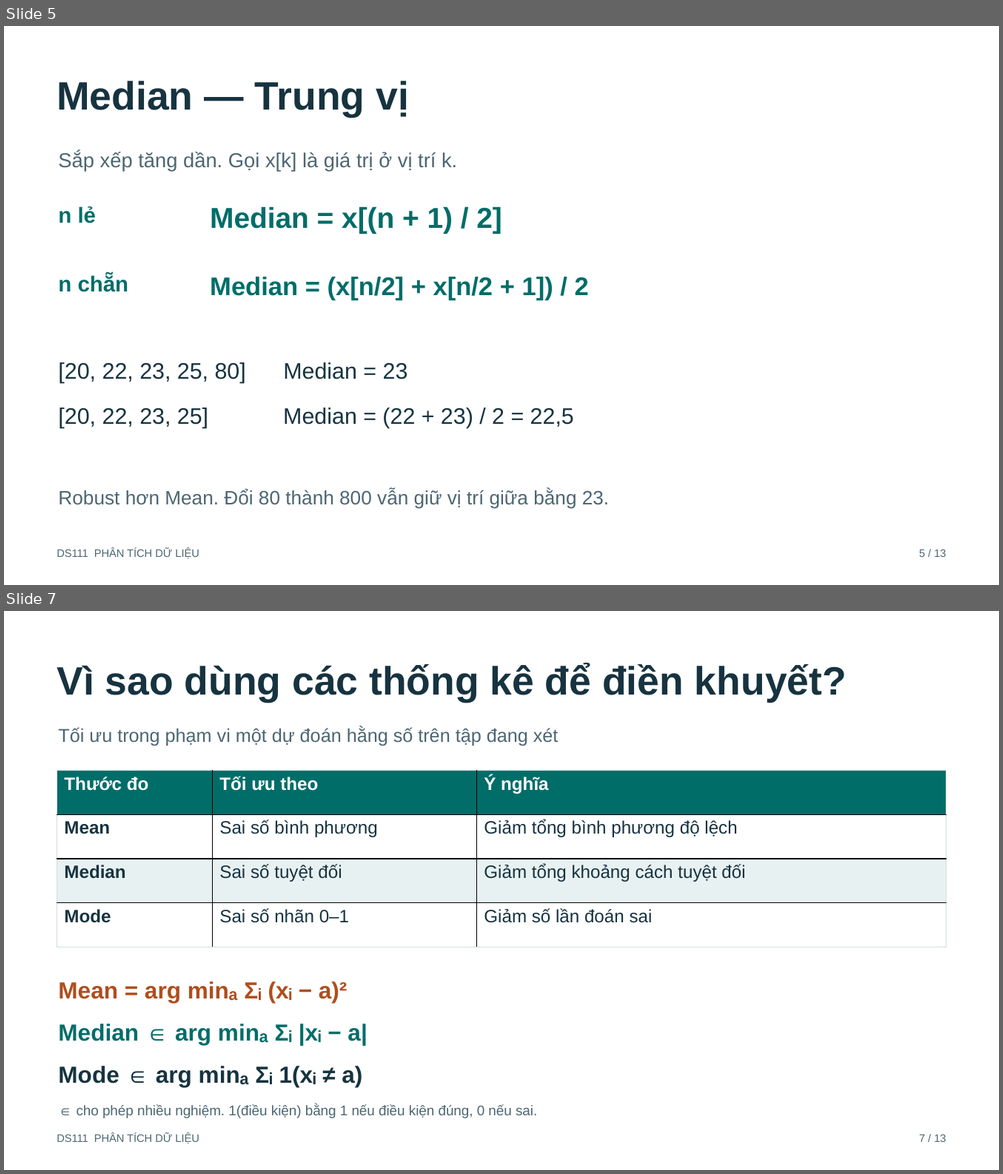
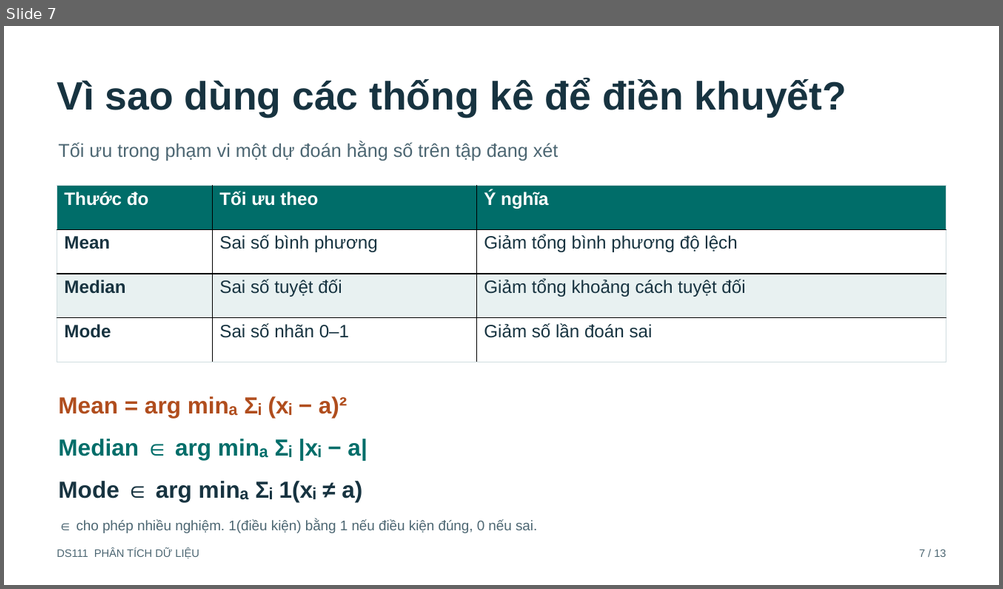
Before and after one commit to ncat218/Seminar-DS111, a slide deck: presentation/seminar_15min.pptx. Shown one above the other, each under a label of ours: slides 5 and 7 before the commit, slide 7 after it; the slides between them are not shown. The pictures are 1003x1174 and 1003x589 pixels, drawn with LibreOffice and Linux fonts; fonts in the diff are those of the drawing. Boxes give left, top, right and bottom in pixels: in the first picture for what was removed or moved away, otherwise in the second. Text is boxed around its words. In the diff, an @@ line names an element or a change of style, - is before the commit and + after.

```diff
--- a/presentation/seminar_15min.pptx
+++ b/presentation/seminar_15min.pptx
@@ slide 5 removed at box(4, 26, 999, 585), background #FFFFFF @@
@@ text removed at box(57, 81, 409, 117) @@
-Median — Trung vị
@@ text removed at box(58, 152, 457, 171) @@
-Sắp xếp tăng dần. Gọi x[k] là giá trị ở vị trí k.
@@ text removed at box(58, 207, 96, 224) @@
-n lẻ
@@ text removed at box(210, 207, 502, 234) @@
-Median = x[(n + 1) / 2]
@@ text removed at box(58, 275, 129, 292) @@
-n chẵn
@@ text removed at box(210, 277, 589, 301) @@
-Median = (x[n/2] + x[n/2 + 1]) / 2
@@ text removed at box(58, 363, 408, 383) @@
-[20, 22, 23, 25, 80] Median = 23
@@ text removed at box(58, 408, 574, 429) @@
-[20, 22, 23, 25] Median = (22 + 23) / 2 = 22,5
@@ text removed at box(58, 489, 609, 509) @@
-Robust hơn Mean. Đổi 80 thành 800 vẫn giữ vị trí giữa bằng 23.
@@ text removed at box(57, 548, 199, 560) @@
-DS111 PHÂN TÍCH DỮ LIỆU
@@ text removed at box(919, 550, 945, 557) @@
-5 / 13
```
Also in this commit, not shown: 4 slides changed, 6 slides added, 5 other slides removed, 37 other files.
